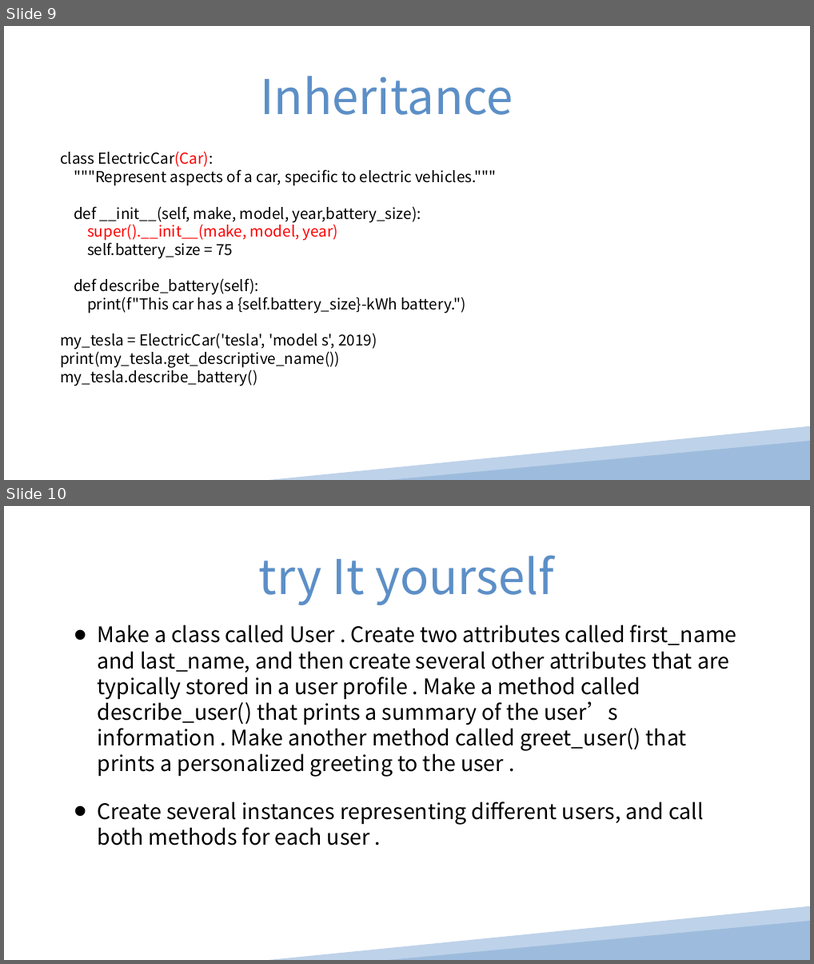
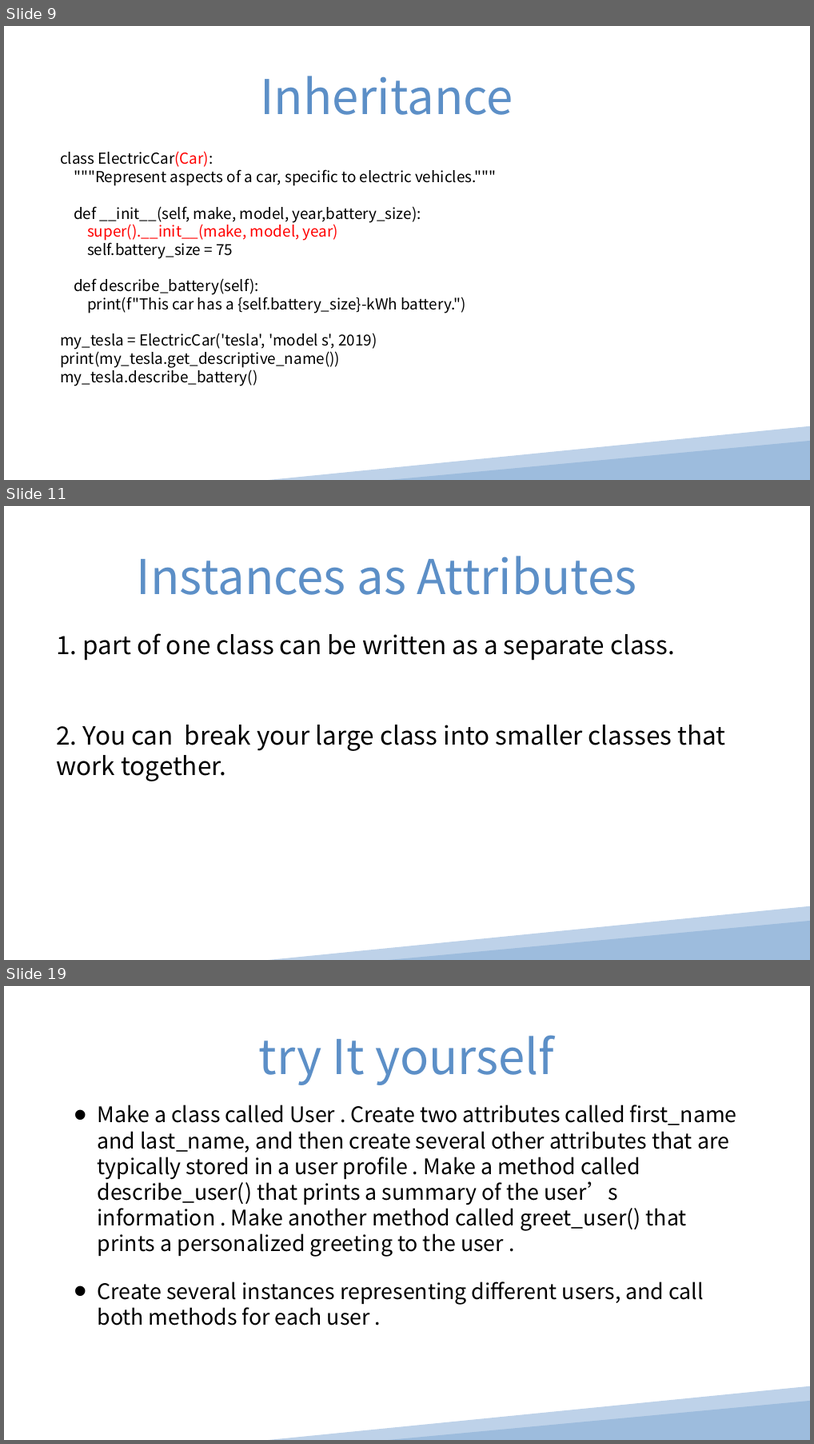
Before and after one commit to pinglee0/py, a slide deck: Chapter 9.ppt. Shown one above the other, each under a label of ours: slides 9 and 10 before the commit, slides 9, 11 and 19 after it; the slides between them are not shown. The pictures are 814x964 and 814x1444 pixels, drawn with LibreOffice and Linux fonts; fonts in the diff are those of the drawing. Boxes give left, top, right and bottom in pixels: in the first picture for what was removed or moved away, otherwise in the second. Text is boxed around its words. In the diff, an @@ line names an element or a change of style, - is before the commit and + after.

```diff
--- a/Chapter 9.ppt
+++ b/Chapter 9.ppt
@@ slide 11 added at (4, 506, 810, 960), background #FFFFFF @@
@@ text added at (137, 556, 637, 595), 76 pt, text #5C8FC7 @@
+Instances as Attributes
@@ text added at (57, 633, 726, 781), 40 pt, text #000000 @@
+1. part of one class can be written as a separate class.
+2. You can break your large class into smaller classes that work together.
@@ freeform shape added at (269, 905, 810, 960), fill #BED2E9 @@
@@ triangle added at (389, 920, 810, 960), fill #9DBCDD @@
@@ what was slide 10 is now slide 19 @@
```
Also in this commit, not shown: 8 other slides added, 1 other file.
